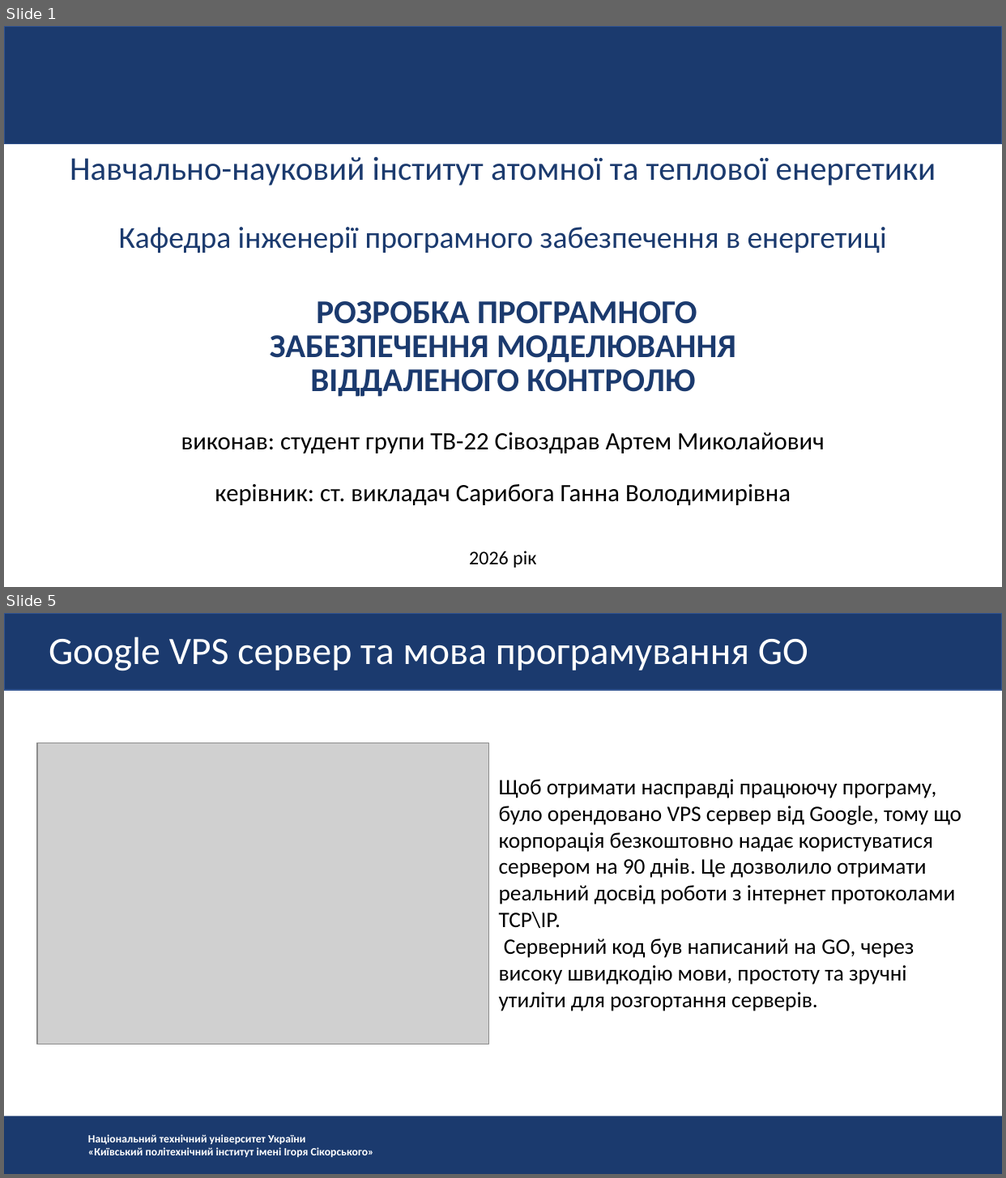
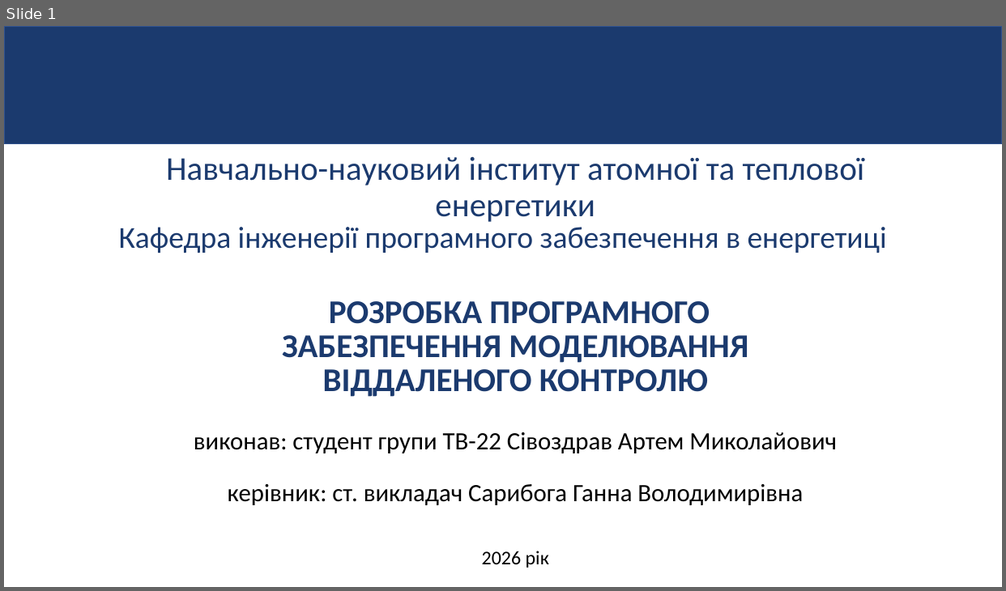
Before and after one commit to ArtemSivozdraw/diplom, a slide deck: Презентація на захист ПП Сівоздрав.pptx. Shown one above the other, each under a label of ours: slides 1 and 5 before the commit, slide 1 after it; the slides between them are not shown. The pictures are 1006x1178 and 1006x591 pixels, drawn with LibreOffice and Linux fonts; fonts in the diff are those of the drawing; grey boxes stand for pictures; background and template pictures are left out. Boxes give left, top, right and bottom in pixels: in the first picture for what was removed or moved away, otherwise in the second. Text is boxed around its words. In the diff, an @@ line names an element or a change of style, - is before the commit and + after.

```diff
--- a/Презентація на захист ПП Сівоздрав.pptx
+++ b/Презентація на захист ПП Сівоздрав.pptx
@@ slide 5 removed at box(4, 613, 1002, 1174), background #FFFFFF @@
@@ rectangle removed at box(4, 613, 1002, 690) @@
@@ text removed at box(49, 636, 808, 671) @@
-Google VPS сервер та мова програмування GO
@@ picture removed at box(37, 743, 489, 1044) @@
@@ text removed at box(499, 779, 962, 1012) @@
-Щоб отримати насправді працюючу програму, було орендовано VPS сервер від Google, тому що корпорація безкоштовно надає користуватися сервером на 90 днів. Це дозволило отримати реальний досвід роботи з інтернет протоколами TCP\IP.
-Серверний код був написаний на GO, через високу швидкодію мови, простоту та зручні утиліти для розгортання серверів.
@@ rectangle removed at box(4, 1116, 1002, 1174) @@
@@ text removed at box(88, 1135, 374, 1157) @@
-Національний технічний університет України
-«Київський політехнічний інститут імені Ігоря Сікорського»
@@ slide 1 changed as well @@
@@ less space between paragraphs in 6 elements at box(194, 433, 837, 454), box(228, 484, 803, 506), box(282, 301, 748, 397), box(482, 551, 549, 568), box(166, 156, 865, 222), box(119, 227, 887, 253) @@
```
Also in this commit, not shown: 1 other slide changed, 14 slides added, 7 other slides removed.
